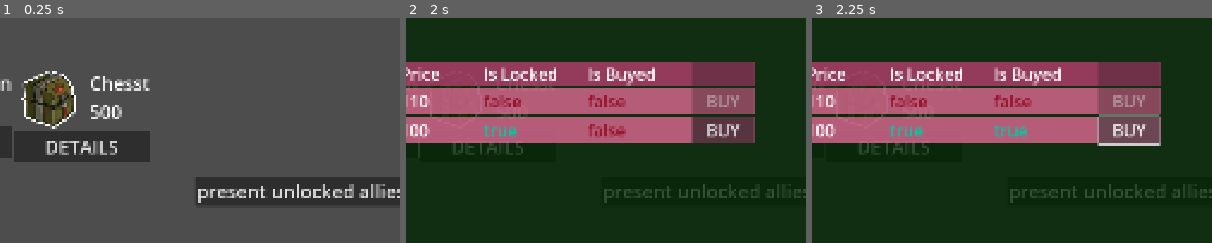
Above: before the commit, frames 1-3 (left to right).
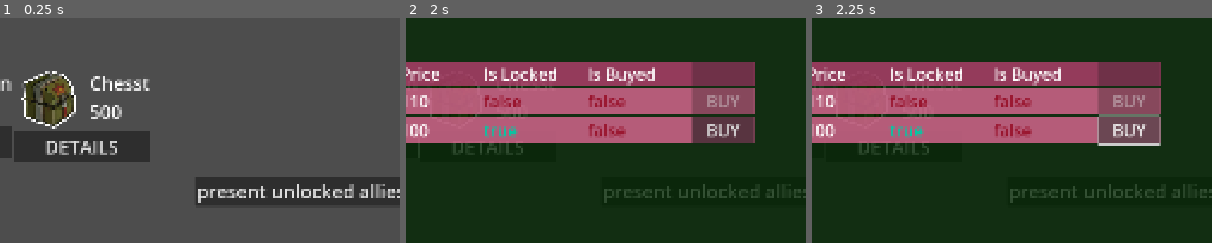
Above: after the commit, the same moments.

Repository: diablohumastudio/NvC-Data-Systems
Game: Godot game, scene res://screens/allies_market/allies_market.tscn
Two runs of this game, one before a commit and one after it. Both use one fixed random seed, a clock stepped at 60 frames per second and the inputs below. This scene is started directly instead of the project's main scene. The engine's default icon, where the game draws it, is replaced by a stand-in: a white triangle on a blue panel in a dark square.
Inputs:
- Up to frame 1 (0.25 s): no input
- Up to frame 2 (2 s): click "DETAILS" at 0.5 s; click "present unlocked allies" at 1.25 s
- Up to frame 3 (2.25 s): click "BUY" at 2 s
The pictures show only the part of the screen within x 44-94%, y 29-79%; the shares and areas given below are measured in that part.

Frames 1-2 are identical in both runs. In frame 3, 0.4% of the frame differs, in the area x 45-55%, y 47-54%.
Error after the commit: Parse Error: Static function "get_conditions_from_res_files()" not found in base "DataFilesLoader". (res://global_systems/data_systems/action_condition_system/…

Commit message:
cached conditions moved to ACS because it belongs to it

Diff:
--- a/global_systems/data_systems/action_condition_system/action_condition_system.gd
+++ b/global_systems/data_systems/action_condition_system/action_condition_system.gd
@@ -1,7 +1,17 @@
 extends Node
 
-var conditions: Array[Condition]
-var state_changers: Array[StateChanger]
+static var conditions: Array[Condition]
+static var state_changers: Array[StateChanger]
+
+static func get_conditions_from_res_files() -> Array[Condition]:
+	if conditions.is_empty():
+		conditions = DataFilesLoader.load_conditions_from_disk()
+	return conditions
+
+static func get_state_changer_from_res_files() -> Array[StateChanger]:
+	if state_changers.is_empty():
+		state_changers = DataFilesLoader.load_state_changers_from_disk()
+	return state_changers
 
 func _init() -> void:
 	conditions = DataFilesLoader.get_conditions_from_res_files()
--- a/global_systems/data_systems/user_data_system/data_files_loader.gd
+++ b/global_systems/data_systems/data_files_loader.gd
@@ -1,8 +1,4 @@
 class_name DataFilesLoader extends Node
-
-# Cache for frequently used small resources
-static var _conditions_cache: Array[Condition]
-static var _state_changers_cache: Array[StateChanger]
 
 static func create_ud_levels_from_res_files() -> Array[UDLevel]:
 	var _ud_levels: Array[UDLevel]
@@ -71,12 +67,7 @@
 	assert(ally != null, GC.DATA_FOLDERS_PATHS.RES_ALLIES + file_name + ".tres")
 	return ally
 
-static func get_conditions_from_res_files() -> Array[Condition]:
-	if _conditions_cache.is_empty():
-		_conditions_cache = _load_conditions_from_disk()
-	return _conditions_cache
-
-static func _load_conditions_from_disk() -> Array[Condition]:
+static func load_conditions_from_disk() -> Array[Condition]:
 	var conds: Array[Condition]
 	var dir := DirAccess.open(GC.DATA_FOLDERS_PATHS.CONDITIONS)
 	assert(dir != null, "Could not open folder")
@@ -87,12 +78,7 @@
 		conds.append(cond)
 	return conds
 
-static func get_state_changer_from_res_files() -> Array[StateChanger]:
-	if _state_changers_cache.is_empty():
-		_state_changers_cache = _load_state_changers_from_disk()
-	return _state_changers_cache
-
-static func _load_state_changers_from_disk() -> Array[StateChanger]:
+static func load_state_changers_from_disk() -> Array[StateChanger]:
 	var state_changers: Array[StateChanger]
 	var dir := DirAccess.open(GC.DATA_FOLDERS_PATHS.STATE_CHANGERS)
 	assert(dir != null, "Could not open folder")
Renamed: global_systems/data_systems/user_data_system/data_files_loader.gd.uid -> global_systems/data_systems/data_files_loader.gd.uid
